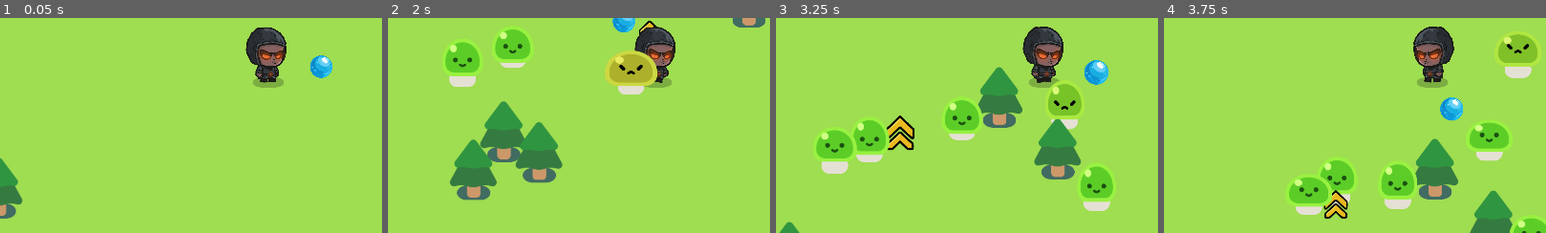
Above: before the commit, frames 1-4 (left to right).
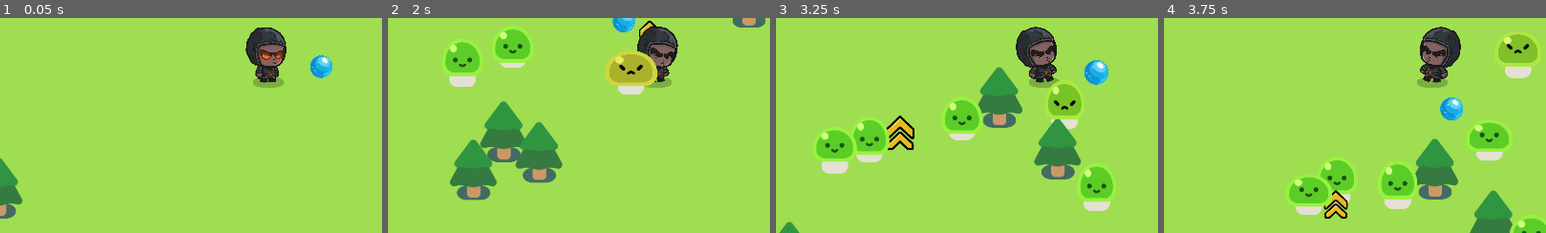
Above: after the commit, the same moments.

Repository: James-Christensen/survivors
Game: Godot game, scene res://Scenes/survivors_game.tscn
Two runs of this game, one before a commit and one after it. Both use one fixed random seed, a clock stepped at 60 frames per second and the inputs below.
Inputs:
- Up to frame 1 (0.05 s): no input
- Up to frame 2 (2 s): hold D (move_right) 0.53-1.28 s; hold S (move_down) from 1.28 s (still down)
- Up to frame 3 (3.25 s): release S (move_down) at 2.03 s; hold D (move_right) 2.03-2.78 s; hold W (move_up) from 2.78 s (still down)
- Up to frame 4 (3.75 s): release W (move_up) at 3.53 s; hold A (move_left) from 3.53 s (still down)
The pictures show only the part of the screen within x 15-65%, y 40-90%; the shares and areas given below are measured in that part.

The runs differ from the first frame. In frame 1, less than 0.1% of the frame differs, in the area x 64-75%, y 4-28%; in frame 2, 0.8%; in frame 3, 1.6%; in frame 4, 1.6%, in the area x 65-78%, y 4-31%.

Commit message:
Add death and hurt animations to Dark Oracle player
Replaced basic human sprite usage with new Dark Oracle-specific 'die' and 'hurt' animations in both the scene and script. Updated dark_oracle.gd to handle damage and death states, including animation transitions and health depletion logic. Removed unused basic human sprite assets.

Diff:
--- a/2d-project-start/Scenes/player/dark_oracle.gd
+++ b/2d-project-start/Scenes/player/dark_oracle.gd
@@ -4,9 +4,12 @@
 @onready var sprite = $AnimatedSprite2D
 
 var health = GameManager.health
+var taking_damage = false
+var is_animating = false
 
 func _ready() -> void:
 	sprite.play("idle")
+	sprite.animation_finished.connect(_on_animation_finished)
 
 func _physics_process(delta):
 	var direction = Input.get_vector("move_left","move_right","move_up","move_down")
@@ -16,13 +19,17 @@
 	# Handle animations
 	if direction != Vector2.ZERO:
 		if direction.x != 0:
-			# Horizontal movement
-			sprite.play("walk_right")
-			sprite.flip_h = direction.x < 0  # Flip if moving left
+			if taking_damage:
+				sprite.play("hurt")
+				sprite.flip_h = direction.x < 0
+			else:
+				sprite.play("walk_right")
+				sprite.flip_h = direction.x < 0  # Flip if moving left
 		else:
-			# Only vertical movement - you could use walk animation or create separate up/down
-			sprite.play("walk_right")  # Or keep current animation
-			# Don't change flip_h when moving vertically
+			if taking_damage:
+				sprite.play("hurt")
+			else:
+				sprite.play("walk_right")  # Or keep current animation
 	else:
 		sprite.play("idle")
 
@@ -30,12 +37,26 @@
 	var overlapping_mobs = 	%HurtBox.get_overlapping_bodies()
 	if overlapping_mobs.size() > 0:
 		health -= DAMAGE_RATE * overlapping_mobs.size() * delta
+		taking_damage = true
 		%ProgressBar.value = health
-		if health  <= 0:
-			health_depleted.emit()
+		if health <= 0:
+			handle_death()
 
 
+func handle_death():
+	set_physics_process(false)
+	print("Player Died")
+	sprite.stop()
+	sprite.play("die")
 
-func _on_health_depleted() -> void:
-	print("Dark Oracle is Dead!")
-	pass # Replace with function body.
+
+func _on_animation_finished():
+	var current_anim = sprite.animation
+	if current_anim == "hurt":
+		print("hurt")
+	elif current_anim == "idle":
+		print("Idle animation finished")
+	elif current_anim == "die":
+		print("Die Completed:")
+		print("emitting health depleted")
+		health_depleted.emit()
--- a/2d-project-start/Scenes/player/dark_oracle.tscn
+++ b/2d-project-start/Scenes/player/dark_oracle.tscn
@@ -1,34 +1,60 @@
-[gd_scene load_steps=70 format=3 uid="uid://bigv70jqf6d8p"]
+[gd_scene load_steps=78 format=3 uid="uid://bigv70jqf6d8p"]
 
 [ext_resource type="Script" uid="uid://bbrfnnm0usy87" path="res://Scenes/player/dark_oracle.gd" id="1_2pkbs"]
 [ext_resource type="Texture2D" uid="uid://b7rhtttevhxtj" path="res://characters/ground_shadow.png" id="2_giy3l"]
+[ext_resource type="Texture2D" uid="uid://dptsxuco301x5" path="res://characters/dark_oracle/Die/0_Dark_Oracle_Dying_000.png" id="3_ialnk"]
 [ext_resource type="Texture2D" uid="uid://cppct44db2yrg" path="res://characters/dark_oracle/Idle/0_Dark_Oracle_Idle_000.png" id="3_wnyxi"]
-[ext_resource type="Texture2D" uid="uid://dni0wn3dk8vl6" path="res://characters/basic_human/Unarmed_Walk_full.png" id="4_4d10h"]
 [ext_resource type="Texture2D" uid="uid://cwcwmcucnbvw0" path="res://characters/dark_oracle/Idle/0_Dark_Oracle_Idle_001.png" id="4_5fepa"]
+[ext_resource type="Texture2D" uid="uid://yijbiantqqnh" path="res://characters/dark_oracle/Die/0_Dark_Oracle_Dying_001.png" id="4_wixo0"]
 [ext_resource type="Texture2D" uid="uid://ci83qk8o2tf70" path="res://characters/dark_oracle/Idle/0_Dark_Oracle_Idle_002.png" id="5_4nmkj"]
+[ext_resource type="Texture2D" uid="uid://dosyf7bhgxb8a" path="res://characters/dark_oracle/Die/0_Dark_Oracle_Dying_002.png" id="5_8jhlh"]
+[ext_resource type="Texture2D" uid="uid://xlkada86j78e" path="res://characters/dark_oracle/Die/0_Dark_Oracle_Dying_003.png" id="6_bi656"]
 [ext_resource type="Texture2D" uid="uid://b0sjj7benwjce" path="res://characters/dark_oracle/Idle/0_Dark_Oracle_Idle_003.png" id="6_q8ghi"]
+[ext_resource type="Texture2D" uid="uid://dw7tqg5yiq617" path="res://characters/dark_oracle/Die/0_Dark_Oracle_Dying_004.png" id="7_gskmq"]
 [ext_resource type="Texture2D" uid="uid://bhmv3fp3u7nvo" path="res://characters/dark_oracle/Idle/0_Dark_Oracle_Idle_004.png" id="7_osa4a"]
+[ext_resource type="Texture2D" uid="uid://caqn1jybx4nnt" path="res://characters/dark_oracle/Die/0_Dark_Oracle_Dying_005.png" id="8_crlxl"]
 [ext_resource type="Texture2D" uid="uid://cxrnvyw0s73ks" path="res://characters/dark_oracle/Idle/0_Dark_Oracle_Idle_005.png" id="8_eu52p"]
 [ext_resource type="Texture2D" uid="uid://2cryb02ygjsi" path="res://characters/dark_oracle/Idle/0_Dark_Oracle_Idle_006.png" id="9_sgv0y"]
+[ext_resource type="Texture2D" uid="uid://bc2i36cf8331" path="res://characters/dark_oracle/Die/0_Dark_Oracle_Dying_006.png" id="9_u1ssp"]
+[ext_resource type="Texture2D" uid="uid://bjopr1rnrawcc" path="res://characters/dark_oracle/Die/0_Dark_Oracle_Dying_007.png" id="10_552ty"]
 [ext_resource type="Texture2D" uid="uid://4yi6h3s72ktn" path="res://characters/dark_oracle/Idle/0_Dark_Oracle_Idle_007.png" id="10_g4noj"]
+[ext_resource type="Texture2D" uid="uid://ce3yvu6suckt2" path="res://characters/dark_oracle/Die/0_Dark_Oracle_Dying_008.png" id="11_5csmc"]
 [ext_resource type="Texture2D" uid="uid://blqb4dhqvov3u" path="res://characters/dark_oracle/Idle/0_Dark_Oracle_Idle_008.png" id="11_f873i"]
+[ext_resource type="Texture2D" uid="uid://einxmk3osckp" path="res://characters/dark_oracle/Die/0_Dark_Oracle_Dying_009.png" id="12_ikps0"]
 [ext_resource type="Texture2D" uid="uid://c0naek6ctcrtk" path="res://characters/dark_oracle/Idle/0_Dark_Oracle_Idle_009.png" id="12_j6nh6"]
+[ext_resource type="Texture2D" uid="uid://db3wxyebe6pe2" path="res://characters/dark_oracle/Die/0_Dark_Oracle_Dying_010.png" id="13_85tyv"]
 [ext_resource type="Texture2D" uid="uid://c8g7biyyheuu2" path="res://characters/dark_oracle/Idle/0_Dark_Oracle_Idle_010.png" id="13_cv0vd"]
+[ext_resource type="Texture2D" uid="uid://bsq6dtes2ue6e" path="res://characters/dark_oracle/Die/0_Dark_Oracle_Dying_011.png" id="14_2vsrq"]
 [ext_resource type="Texture2D" uid="uid://datmtwrpswqre" path="res://characters/dark_oracle/Idle/0_Dark_Oracle_Idle_011.png" id="14_xmyqb"]
 [ext_resource type="Texture2D" uid="uid://w3u8g71tg2eg" path="res://characters/dark_oracle/Idle/0_Dark_Oracle_Idle_012.png" id="15_te70g"]
+[ext_resource type="Texture2D" uid="uid://c4gxg2r04hfqc" path="res://characters/dark_oracle/Die/0_Dark_Oracle_Dying_012.png" id="15_u6yxm"]
 [ext_resource type="Texture2D" uid="uid://bduwsaclxv03m" path="res://characters/dark_oracle/Idle/0_Dark_Oracle_Idle_013.png" id="16_2r0lh"]
+[ext_resource type="Texture2D" uid="uid://dydaa67u1bcvc" path="res://characters/dark_oracle/Die/0_Dark_Oracle_Dying_013.png" id="16_d3d57"]
+[ext_resource type="Texture2D" uid="uid://c3f402guopv3l" path="res://characters/dark_oracle/Die/0_Dark_Oracle_Dying_014.png" id="17_n0b5t"]
 [ext_resource type="Texture2D" uid="uid://c7qjd6kf8k1sg" path="res://characters/dark_oracle/Idle/0_Dark_Oracle_Idle_014.png" id="17_pvvn8"]
+[ext_resource type="Texture2D" uid="uid://c2jgie4ocvqc4" path="res://characters/dark_oracle/Hurt/0_Dark_Oracle_Hurt_000.png" id="18_u6yxm"]
 [ext_resource type="Texture2D" uid="uid://cmqfasqh0w2if" path="res://characters/dark_oracle/Idle/0_Dark_Oracle_Idle_015.png" id="18_useqt"]
+[ext_resource type="Texture2D" uid="uid://rx37wtyw1u1c" path="res://characters/dark_oracle/Hurt/0_Dark_Oracle_Hurt_001.png" id="19_d3d57"]
 [ext_resource type="Texture2D" uid="uid://dgycsb2vlnkxk" path="res://characters/dark_oracle/Idle/0_Dark_Oracle_Idle_016.png" id="19_khufo"]
+[ext_resource type="Texture2D" uid="uid://clls0fw1jpes3" path="res://characters/dark_oracle/Hurt/0_Dark_Oracle_Hurt_002.png" id="20_n0b5t"]
 [ext_resource type="Texture2D" uid="uid://dnxtd68hdugcg" path="res://characters/dark_oracle/Idle/0_Dark_Oracle_Idle_017.png" id="20_qc0al"]
+[ext_resource type="Texture2D" uid="uid://kdnphsg4e53a" path="res://characters/dark_oracle/Hurt/0_Dark_Oracle_Hurt_003.png" id="21_s8lyo"]
 [ext_resource type="Texture2D" uid="uid://dqseinx41v2nn" path="res://characters/dark_oracle/Walking/0_Dark_Oracle_Walking_000.png" id="22_2pkbs"]
+[ext_resource type="Texture2D" uid="uid://bj3ykmaeycdmw" path="res://characters/dark_oracle/Hurt/0_Dark_Oracle_Hurt_004.png" id="22_od3wf"]
+[ext_resource type="Texture2D" uid="uid://cxxybaj466b0j" path="res://characters/dark_oracle/Hurt/0_Dark_Oracle_Hurt_005.png" id="23_afl6b"]
 [ext_resource type="Texture2D" uid="uid://cy0u5i4vkhp2" path="res://characters/dark_oracle/Walking/0_Dark_Oracle_Walking_001.png" id="23_wv8rk"]
 [ext_resource type="Texture2D" uid="uid://bfgkj6ad4lxmx" path="res://characters/dark_oracle/Walking/0_Dark_Oracle_Walking_002.png" id="24_rorna"]
+[ext_resource type="Texture2D" uid="uid://3gp67ymhycpl" path="res://characters/dark_oracle/Hurt/0_Dark_Oracle_Hurt_006.png" id="24_sl57i"]
 [ext_resource type="Texture2D" uid="uid://cjewi66ymcia5" path="res://characters/dark_oracle/Walking/0_Dark_Oracle_Walking_003.png" id="25_4fh2t"]
+[ext_resource type="Texture2D" uid="uid://cvffi1xlegx6q" path="res://characters/dark_oracle/Hurt/0_Dark_Oracle_Hurt_007.png" id="25_o2npv"]
 [ext_resource type="Texture2D" uid="uid://baae0fgfa54h" path="res://characters/dark_oracle/Walking/0_Dark_Oracle_Walking_004.png" id="26_1fhy1"]
+[ext_resource type="Texture2D" uid="uid://ns30c01d4e4i" path="res://characters/dark_oracle/Hurt/0_Dark_Oracle_Hurt_008.png" id="26_rntva"]
+[ext_resource type="Texture2D" uid="uid://qn63p4udxlp" path="res://characters/dark_oracle/Hurt/0_Dark_Oracle_Hurt_009.png" id="27_jgdvv"]
 [ext_resource type="Texture2D" uid="uid://18er700mt2qy" path="res://characters/dark_oracle/Walking/0_Dark_Oracle_Walking_005.png" id="27_yoj7g"]
+[ext_resource type="Texture2D" uid="uid://ddthblvg6c5id" path="res://characters/dark_oracle/Hurt/0_Dark_Oracle_Hurt_010.png" id="28_6p1mm"]
 [ext_resource type="Texture2D" uid="uid://caur5efbiwbj0" path="res://characters/dark_oracle/Walking/0_Dark_Oracle_Walking_006.png" id="28_rvvuk"]
 [ext_resource type="Texture2D" uid="uid://byqnh88eim8he" path="res://characters/dark_oracle/Walking/0_Dark_Oracle_Walking_007.png" id="29_peayi"]
+[ext_resource type="Texture2D" uid="uid://bv268r56nf24k" path="res://characters/dark_oracle/Hurt/0_Dark_Oracle_Hurt_011.png" id="29_vo5r4"]
 [ext_resource type="Texture2D" uid="uid://rhj6n3dop3w0" path="res://characters/dark_oracle/Walking/0_Dark_Oracle_Walking_008.png" id="30_sfku8"]
 [ext_resource type="Texture2D" uid="uid://ccyr8app7qacy" path="res://characters/dark_oracle/Walking/0_Dark_Oracle_Walking_009.png" id="31_eol5l"]
 [ext_resource type="Texture2D" uid="uid://bf4ilcomabvvm" path="res://characters/dark_oracle/Walking/0_Dark_Oracle_Walking_010.png" id="32_lujx8"]
@@ -50,80 +76,99 @@
 [sub_resource type="CircleShape2D" id="CircleShape2D_kpj7a"]
 radius = 7.07107
 
-[sub_resource type="AtlasTexture" id="AtlasTexture_1hboe"]
-atlas = ExtResource("4_4d10h")
-region = Rect2(0, 0, 64, 64)
-
-[sub_resource type="AtlasTexture" id="AtlasTexture_4lksk"]
-atlas = ExtResource("4_4d10h")
-region = Rect2(64, 0, 64, 64)
-
-[sub_resource type="AtlasTexture" id="AtlasTexture_vu6e3"]
-atlas = ExtResource("4_4d10h")
-region = Rect2(128, 0, 64, 64)
-
-[sub_resource type="AtlasTexture" id="AtlasTexture_8stfq"]
-atlas = ExtResource("4_4d10h")
-region = Rect2(192, 0, 64, 64)
-
-[sub_resource type="AtlasTexture" id="AtlasTexture_11s1b"]
-atlas = ExtResource("4_4d10h")
-region = Rect2(256, 0, 64, 64)
-
-[sub_resource type="AtlasTexture" id="AtlasTexture_wspb8"]
-atlas = ExtResource("4_4d10h")
-region = Rect2(320, 0, 64, 64)
-
-[sub_resource type="AtlasTexture" id="AtlasTexture_jew0n"]
-atlas = ExtResource("4_4d10h")
-region = Rect2(320, 64, 64, 64)
-
-[sub_resource type="AtlasTexture" id="AtlasTexture_y5sj4"]
-atlas = ExtResource("4_4d10h")
-region = Rect2(256, 64, 64, 64)
-
-[sub_resource type="AtlasTexture" id="AtlasTexture_aaqax"]
-atlas = ExtResource("4_4d10h")
-region = Rect2(192, 64, 64, 64)
-
-[sub_resource type="AtlasTexture" id="AtlasTexture_2ntn3"]
-atlas = ExtResource("4_4d10h")
-region = Rect2(128, 64, 64, 64)
-
-[sub_resource type="AtlasTexture" id="AtlasTexture_xqu8d"]
-atlas = ExtResource("4_4d10h")
-region = Rect2(64, 64, 64, 64)
-
-[sub_resource type="AtlasTexture" id="AtlasTexture_8icoq"]
-atlas = ExtResource("4_4d10h")
-region = Rect2(0, 64, 64, 64)
-
-[sub_resource type="AtlasTexture" id="AtlasTexture_pc2uh"]
-atlas = ExtResource("4_4d10h")
-region = Rect2(0, 192, 64, 64)
-
-[sub_resource type="AtlasTexture" id="AtlasTexture_ro4ol"]
-atlas = ExtResource("4_4d10h")
-region = Rect2(64, 192, 64, 64)
-
-[sub_resource type="AtlasTexture" id="AtlasTexture_4272b"]
-atlas = ExtResource("4_4d10h")
-region = Rect2(128, 192, 64, 64)
-
-[sub_resource type="AtlasTexture" id="AtlasTexture_vv823"]
-atlas = ExtResource("4_4d10h")
-region = Rect2(192, 192, 64, 64)
-
-[sub_resource type="AtlasTexture" id="AtlasTexture_45cyb"]
-atlas = ExtResource("4_4d10h")
-region = Rect2(256, 192, 64, 64)
-
-[sub_resource type="AtlasTexture" id="AtlasTexture_18qgm"]
-atlas = ExtResource("4_4d10h")
-region = Rect2(320, 192, 64, 64)
-
 [sub_resource type="SpriteFrames" id="SpriteFrames_1hboe"]
 animations = [{
+"frames": [{
+"duration": 1.0,
+"texture": ExtResource("3_ialnk")
+}, {
+"duration": 1.0,
+"texture": ExtResource("4_wixo0")
+}, {
+"duration": 1.0,
+"texture": ExtResource("5_8jhlh")
+}, {
+"duration": 1.0,
+"texture": ExtResource("6_bi656")
+}, {
+"duration": 1.0,
+"texture": ExtResource("7_gskmq")
+}, {
+"duration": 1.0,
+"texture": ExtResource("8_crlxl")
+}, {
+"duration": 1.0,
+"texture": ExtResource("9_u1ssp")
+}, {
+"duration": 1.0,
+"texture": ExtResource("10_552ty")
+}, {
+"duration": 1.0,
+"texture": ExtResource("11_5csmc")
+}, {
+"duration": 1.0,
+"texture": ExtResource("12_ikps0")
+}, {
+"duration": 1.0,
+"texture": ExtResource("13_85tyv")
+}, {
+"duration": 1.0,
+"texture": ExtResource("14_2vsrq")
+}, {
+"duration": 1.0,
+"texture": ExtResource("15_u6yxm")
+}, {
+"duration": 1.0,
+"texture": ExtResource("16_d3d57")
+}, {
+"duration": 1.0,
+"texture": ExtResource("17_n0b5t")
+}],
+"loop": false,
+"name": &"die",
+"speed": 24.0
+}, {
+"frames": [{
+"duration": 1.0,
+"texture": ExtResource("18_u6yxm")
+}, {
+"duration": 1.0,
+"texture": ExtResource("19_d3d57")
+}, {
+"duration": 1.0,
+"texture": ExtResource("20_n0b5t")
+}, {
+"duration": 1.0,
+"texture": ExtResource("21_s8lyo")
+}, {
+"duration": 1.0,
+"texture": ExtResource("22_od3wf")
+}, {
+"duration": 1.0,
+"texture": ExtResource("23_afl6b")
+}, {
+"duration": 1.0,
+"texture": ExtResource("24_sl57i")
+}, {
+"duration": 1.0,
+"texture": ExtResource("25_o2npv")
+}, {
+"duration": 1.0,
+"texture": ExtResource("26_rntva")
+}, {
+"duration": 1.0,
+"texture": ExtResource("27_jgdvv")
+}, {
+"duration": 1.0,
+"texture": ExtResource("28_6p1mm")
+}, {
+"duration": 1.0,
+"texture": ExtResource("29_vo5r4")
+}],
+"loop": false,
+"name": &"hurt",
+"speed": 24.0
+}, {
 "frames": [{
 "duration": 1.0,
 "texture": ExtResource("3_wnyxi")
@@ -185,52 +230,6 @@
 }, {
 "frames": [{
 "duration": 1.0,
-"texture": SubResource("AtlasTexture_1hboe")
-}, {
-"duration": 1.0,
-"texture": SubResource("AtlasTexture_4lksk")
-}, {
-"duration": 1.0,
-"texture": SubResource("AtlasTexture_vu6e3")
-}, {
-"duration": 1.0,
-"texture": SubResource("AtlasTexture_8stfq")
-}, {
-"duration": 1.0,
-"texture": SubResource("AtlasTexture_11s1b")
-}, {
-"duration": 1.0,
-"texture": SubResource("AtlasTexture_wspb8")
-}],
-"loop": true,
-"name": &"walk_down",
-"speed": 5.0
-}, {
-"frames": [{
-"duration": 1.0,
-"texture": SubResource("AtlasTexture_jew0n")
-}, {
-"duration": 1.0,
-"texture": SubResource("AtlasTexture_y5sj4")
-}, {
-"duration": 1.0,
-"texture": SubResource("AtlasTexture_aaqax")
-}, {
-"duration": 1.0,
-"texture": SubResource("AtlasTexture_2ntn3")
-}, {
-"duration": 1.0,
-"texture": SubResource("AtlasTexture_xqu8d")
-}, {
-"duration": 1.0,
-"texture": SubResource("AtlasTexture_8icoq")
-}],
-"loop": true,
-"name": &"walk_left",
-"speed": 5.0
-}, {
-"frames": [{
-"duration": 1.0,
 "texture": ExtResource("22_2pkbs")
 }, {
 "duration": 1.0,
@@ -305,29 +304,6 @@
 "loop": true,
 "name": &"walk_right",
 "speed": 24.0
-}, {
-"frames": [{
-"duration": 1.0,
-"texture": SubResource("AtlasTexture_pc2uh")
-}, {
-"duration": 1.0,
-"texture": SubResource("AtlasTexture_ro4ol")
-}, {
-"duration": 1.0,
-"texture": SubResource("AtlasTexture_4272b")
-}, {
-"duration": 1.0,
-"texture": SubResource("AtlasTexture_vv823")
-}, {
-"duration": 1.0,
-"texture": SubResource("AtlasTexture_45cyb")
-}, {
-"duration": 1.0,
-"texture": SubResource("AtlasTexture_18qgm")
-}],
-"loop": true,
-"name": &"walk_up",
-"speed": 5.0
 }]
 
 [sub_resource type="CapsuleShape2D" id="CapsuleShape2D_2pkbs"]
@@ -367,8 +343,9 @@
 position = Vector2(0, -21)
 scale = Vector2(0.25, 0.25)
 sprite_frames = SubResource("SpriteFrames_1hboe")
-animation = &"idle"
-frame_progress = 0.579676
+animation = &"hurt"
+frame = 11
+frame_progress = 1.0
 
 [node name="Camera2D" type="Camera2D" parent="."]
 
--- a/2d-project-start/State/GameManager.gd
+++ b/2d-project-start/State/GameManager.gd
@@ -5,7 +5,7 @@
 
 var score: int = 0
 var victory_score: int = 1000
-var last_upgrade_threshold: int = 0  # Add this to track upgrades
+var last_upgrade_threshold: int = 0  # Track upgrades
 
 
 #PLayer info
Binary file removed: 2d-project-start/characters/basic_human/Unarmed_Idle_full.png
Not shown, removed: 2d-project-start/characters/basic_human/Unarmed_Idle_full.png.import
Binary file removed: 2d-project-start/characters/basic_human/Unarmed_Walk_full.png
Not shown, removed: 2d-project-start/characters/basic_human/Unarmed_Walk_full.png.import
Binary file removed: 2d-project-start/characters/basic_human/humanFull.png
Not shown, removed: 2d-project-start/characters/basic_human/humanFull.png.import
